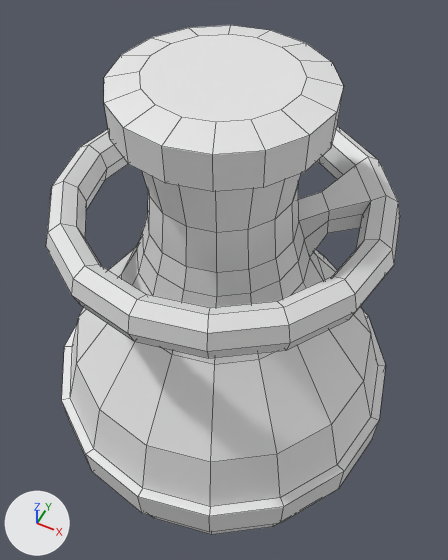
What one commit did to the Blender file BlenderFiles/Props/Pot_Handle.blend.
Camera for both pictures: a 50 mm lens placed at (1.02, -2.02, 4.21), pointed at (-0.05, 0.11, 1.55). The axes (+X, +Y, +Z) are drawn at lower left. The lights are the same throughout. Mesh edges are drawn as thin lines.
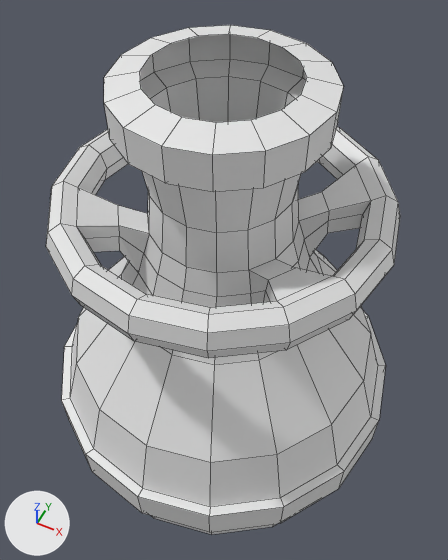
Boxes [x1, y1, x2, y2] around the edits, measured in the pictures (448 x 560 px):
'Cylinder', reshaped, modifiers changed: [46, 25, 400, 534] in both
part 1 of me_cylinder, deleted: before [46, 25, 394, 534]

The change in detail:
me_cylinder is used by ob_cylinder; location (0.0, 0.0, 0.988).
me_cylinder had 406 vertices, 394 faces and spanned x -1.02..1.02, y -1.02..1.02, z -1.0..1.92.
me_cylinder now has 131 vertices, 104 faces and spans x 0.0..1.02, y 0.0..1.02, z -1.0..1.92.
Part 1, on me_cylinder:
275 vertices are removed from x -1.02..0.94, y -1.02..0.94, z -1.0..1.92.
290 faces are deleted.
Object 'Cylinder' (ob_cylinder) gains a MIRROR modifier named 'Mirror'.
Modifier setting: use_axis = (True, True, False).
